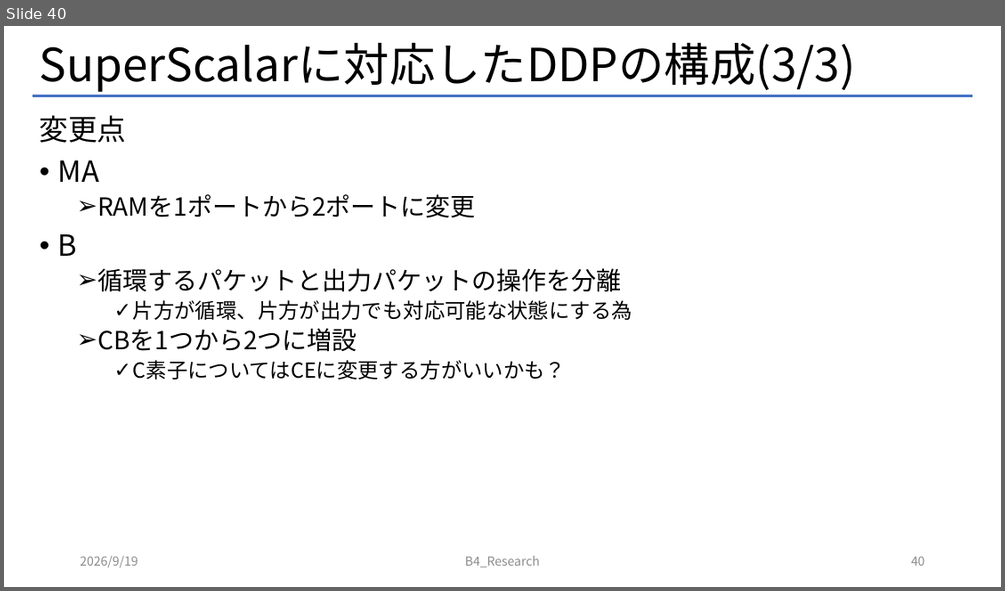
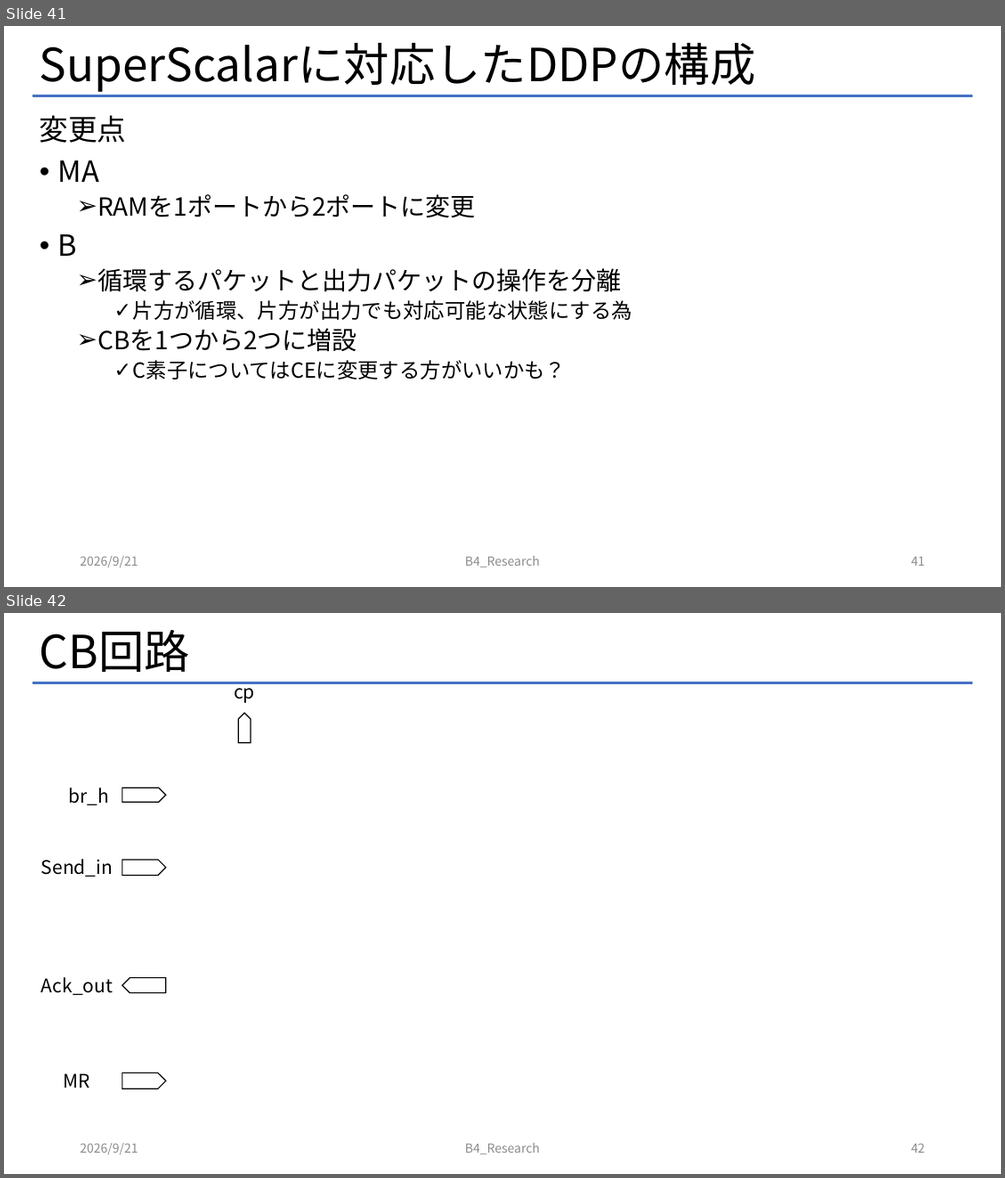
Before and after one commit to Mattya009/SuperScalar_DDP, a slide deck: DDP_SuperScalar.pptx. Shown one above the other, each under a label of ours: slide 40 before the commit, slides 41 and 42 after it. The pictures are 1005x591 and 1005x1178 pixels, drawn with LibreOffice and Linux fonts; fonts in the diff are those of the drawing. Boxes give left, top, right and bottom in pixels: in the first picture for what was removed or moved away, otherwise in the second. Text is boxed around its words. In the diff, an @@ line names an element or a change of style, - is before the commit and + after.

```diff
--- a/DDP_SuperScalar.pptx
+++ b/DDP_SuperScalar.pptx
@@ slide 42 added at (4, 613, 1001, 1174), background #FFFFFF; not listed: 1 template element that a slide beside it also shows @@
@@ title added at (40, 630, 190, 672), 44 pt, text #000000 @@
+CB回路
@@ text added at (234, 682, 255, 703), 18 pt, text #000000 @@
+cp
@@ pentagon arrow added at (239, 713, 251, 742), fill #FFFFFF, outline #000000 1 pt @@
@@ text added at (69, 787, 110, 805), 18 pt, text #000000 @@
+br_h
@@ pentagon arrow added at (122, 788, 165, 803), fill #FFFFFF, outline #000000 1 pt @@
@@ text added at (41, 859, 113, 876), 18 pt, text #000000 @@
+Send_in
@@ pentagon arrow added at (122, 860, 165, 876), fill #FFFFFF, outline #000000 1 pt @@
@@ text added at (41, 977, 113, 995), 18 pt, text #000000 @@
+Ack_out
@@ pentagon arrow added at (122, 978, 165, 993), fill #FFFFFF, outline #000000 1 pt @@
@@ text added at (64, 1073, 90, 1087), 18 pt, text #000000 @@
+MR
@@ pentagon arrow added at (122, 1073, 165, 1088), fill #FFFFFF, outline #000000 1 pt @@
@@ text added at (80, 1143, 138, 1154), 12 pt, text #8C8C8C @@
+2026/9/21
@@ text added at (465, 1143, 540, 1154), 12 pt, text #8C8C8C @@
+B4_Research
@@ page number added at (911, 1143, 925, 1152), 12 pt, text #8C8C8C @@
+42
@@ what was slide 40 is now slide 41 @@
@@ slide 41 changed as well @@
@@ title at (40, 43, 756, 92): text changed @@
-SuperScalarに対応したDDPの構成(3/3)
+SuperScalarに対応したDDPの構成
@@ text at (80, 556, 138, 567): text changed @@
-2026/9/19
+2026/9/21
@@ page number at (911, 556, 925, 565): text changed @@
-40
+41
```
Also in this commit, not shown: 78 other slides changed, 14 other files.
